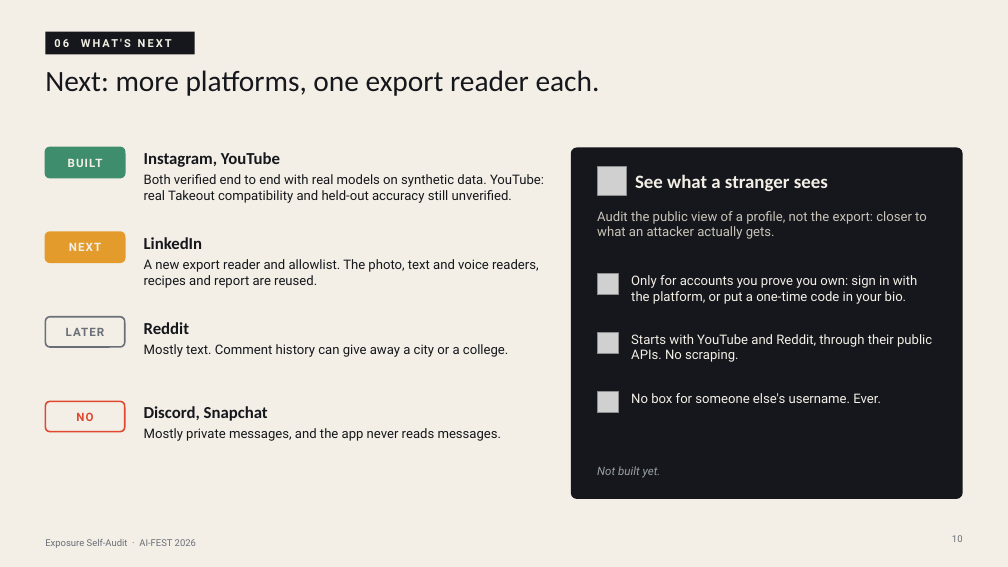
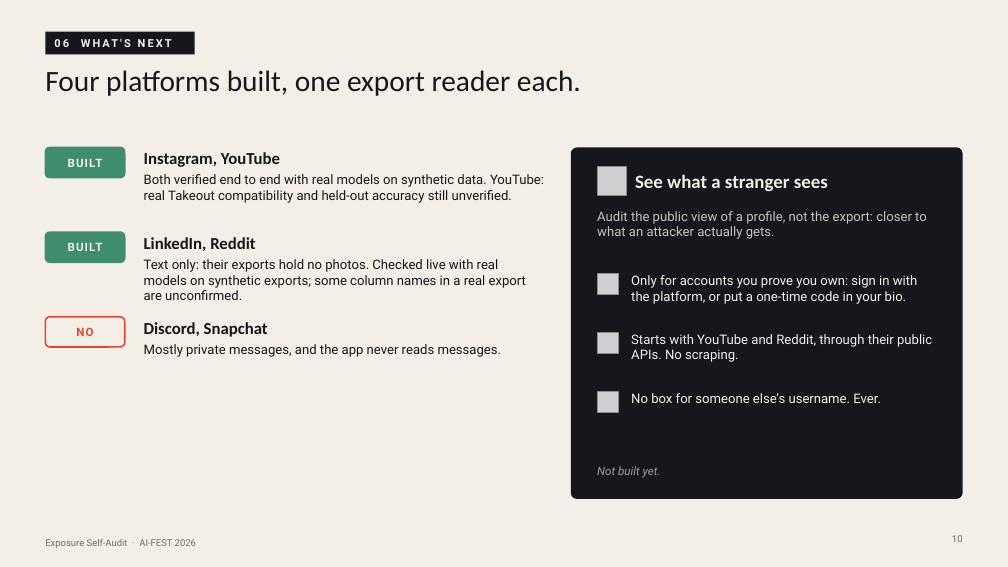
Before and after one commit to GeneralAumsum07/AI-fest-26-CSE, a slide deck: slide 10 of deck/exposure-self-audit.pptx. Drawn at 1008x567 pixels with LibreOffice and Linux fonts; fonts in the diff are those of the drawing; grey boxes stand for pictures. Boxes give left, top, right and bottom in pixels: in the first picture for what was removed or moved away, otherwise in the second. Text is boxed around its words. In the diff, an @@ line names an element or a change of style, - is before the commit and + after.

Commit message:
deck: LinkedIn and Reddit built (text only); update read/never-opened rows and limits

```diff
--- a/deck/exposure-self-audit.pptx
+++ b/deck/exposure-self-audit.pptx
@@ title at (45,70,581,96): text changed @@
-Next: more platforms, one export reader each.
+Four platforms built, one export reader each.
@@ rounded rectangle at (45,232,125,262): fill #E39B2B to #3E8E6E; outline #E39B2B 1.5 pt to #3E8E6E 1.5 pt @@
@@ text at (144,237,255,251): text changed @@
-LinkedIn
+LinkedIn, Reddit
@@ text at (68,243,103,251): text changed @@
-NEXT
+BUILT
@@ text at (144,259,526,300): text changed @@
-A new export reader and allowlist. The photo, text and voice readers, recipes and report are reused.
+Text only: their exports hold no photos. Checked live with real models on synthetic exports; some column names in a real export are unconfirmed.
@@ rounded rectangle at (45,317,125,347): outline #6A6E76 1.5 pt to #E0492F 1.5 pt @@
@@ text removed at (45,317,125,347) @@
-LATER
@@ text removed at (144,322,189,334) @@
-Reddit
@@ 3 texts: place and size @@
-3 texts at (76,406,502,441)
+3 texts at (76,322,502,357)
@@ text removed at (144,344,508,357) @@
-Mostly text. Comment history can give away a city or a college.
@@ rounded rectangle removed at (45,402,125,432) @@
```
Also in this commit, not shown: 3 other slides changed, 1 other file.
